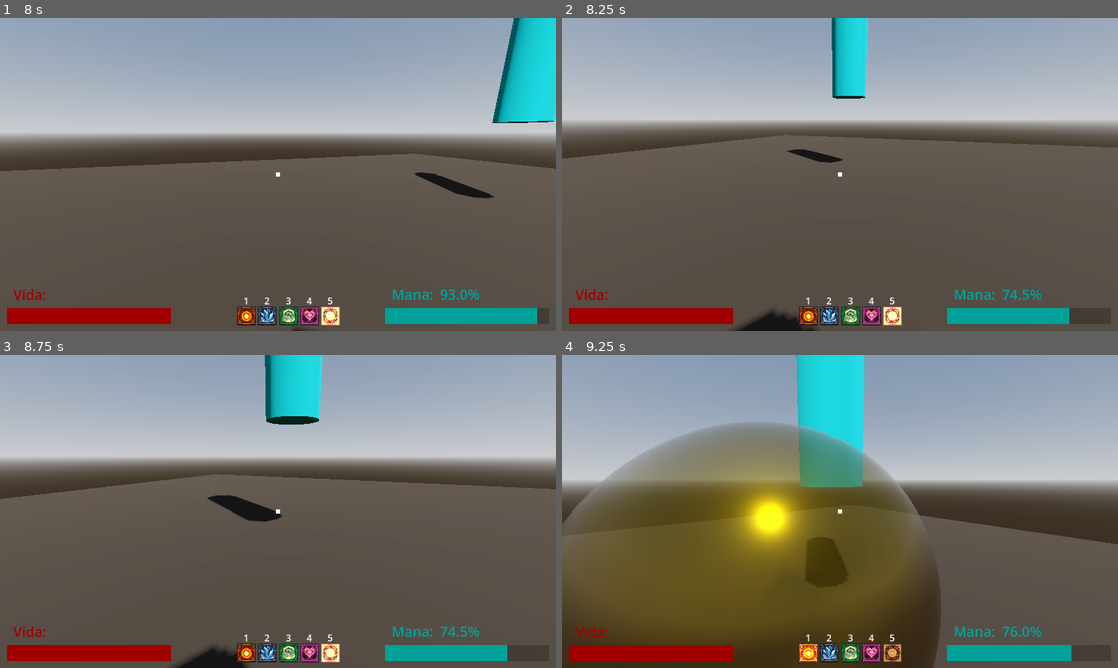
Above: before the commit, frames 1-4 (two rows, left to right).
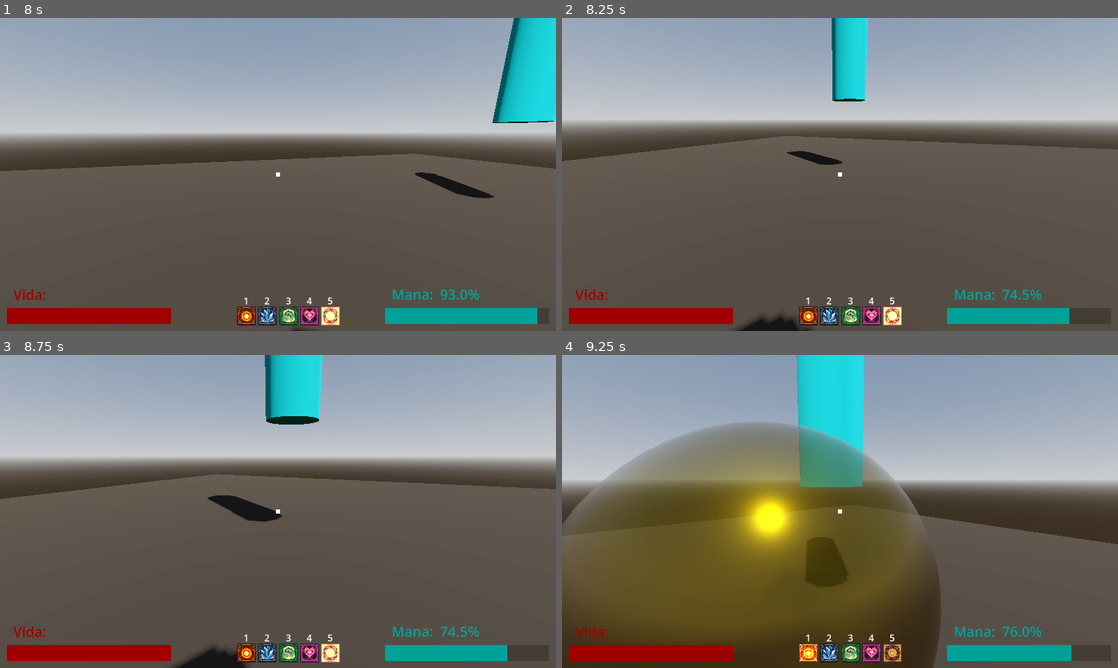
Above: after the commit, the same moments.

Repository: Isaaa43/Saudavel-e-Balanceado
Game: Godot game, scene res://cenas/main_game.tscn
Two runs of this game, one before a commit and one after it. Both use one fixed random seed, a clock stepped at 60 frames per second and the inputs below.
Inputs (mouse positions are in pixels of both pictures, inside the frame that each line leads up to):
- Up to frame 1 (8 s): click (278, 224) at 0.52 s; type "Alex" at 0.6 s; click "Jogar" at 1.25 s; click "Host" at 2 s; click "Começar Partida" at 2.75 s; tap Enter at 3.5 s; move the mouse to (400, 158) at 3.52 s; hold D (direita) 3.53-4.28 s; click (400, 158) at 3.6 s; tap Space (pular) at 3.77, 4.52, 5.75, 6.02, 6.77, 7.52 s; move the mouse to (250, 174) at 4.27 s; hold W (frente) from 4.28 s (still down); tap 1 at 4.35 s; move the mouse to (289, 168) at 5.02 s; tap 2 at 5.1 s; move the mouse to (272, 180) at 5.77 s; tap 3 at 5.85 s; click (272, 180) at 5.92 s; move the mouse to (316, 177) at 6.52 s; tap 4 at 6.6 s; move the mouse to (233, 171) at 7.27 s; tap 5 at 7.35 s
- Up to frame 2 (8.25 s): keep holding W (frente); move the mouse to (845, 174) at 8.02 s; click (845, 174) at 8.1 s
- Up to frame 3 (8.75 s): keep holding W (frente)
- Up to frame 4 (9.25 s): move the mouse to (817, 505) at 8.77 s; release W (frente) at 8.78 s; hold D (direita) from 8.78 s (still down); tap 1 at 8.85 s; tap Space (pular) at 9.02 s

Frame 1 is identical in both runs. In frame 2, 0.8% of the frame differs, in the area x 0-100%, y 24-100%; in frame 3, less than 0.1%; in frame 4, less than 0.1%.

Commit message:
feat: receptor de efeitos de feitiços criado
Agora os efeitos do feitiço são enviados para o receptor de efeitos

Diff:
--- a/luta-magos/cenas/game/characters/jogador.tscn
+++ b/luta-magos/cenas/game/characters/jogador.tscn
@@ -1,6 +1,7 @@
 [gd_scene format=3 uid="uid://cqojyxy8t78mg"]
 
 [ext_resource type="Script" uid="uid://3oy0uv3417rj" path="res://scripts/game/characters/jogador.gd" id="1_30vjq"]
+[ext_resource type="Script" uid="uid://dc2tlxsdy1hq0" path="res://scripts/game/characters/sistemas/receptor_efeitos.gd" id="2_1hr55"]
 [ext_resource type="Script" uid="uid://beg85r41g1366" path="res://scripts/game/characters/sistemas/sistema_vida.gd" id="2_s8iyn"]
 [ext_resource type="Script" uid="uid://c2t8eacmbwf2u" path="res://scripts/game/characters/sistemas/sistema_mana.gd" id="3_f2bc4"]
 [ext_resource type="Script" uid="uid://cqm03tg7qe4ca" path="res://scripts/game/feiticos/definicoes/efeitos_def/lista_efeitos/FE_ganhar_mana_def.gd" id="4_8vvjh"]
@@ -44,26 +45,32 @@
 properties/2/spawn = true
 properties/2/replication_mode = 1
 
-[node name="Jogador" type="CharacterBody3D" unique_id=1397014069 node_paths=PackedStringArray("sistema_vida", "sistema_mana", "sistema_feitico_efeitos")]
+[node name="Jogador" type="CharacterBody3D" unique_id=1397014069 node_paths=PackedStringArray("receptor_efeitos", "sistema_vida", "sistema_mana")]
 collision_layer = 257
 collision_mask = 278
 script = ExtResource("1_30vjq")
+receptor_efeitos = NodePath("ReceptorEfeitos")
+sistema_vida = NodePath("ReceptorEfeitos/SistemaVida")
+sistema_mana = NodePath("ReceptorEfeitos/SistemaMana")
+
+[node name="ReceptorEfeitos" type="Node" parent="." unique_id=1904251997 node_paths=PackedStringArray("sistema_vida", "sistema_mana", "sistema_efeitos")]
+script = ExtResource("2_1hr55")
 sistema_vida = NodePath("SistemaVida")
 sistema_mana = NodePath("SistemaMana")
-sistema_feitico_efeitos = NodePath("SistemaEfeitosFeiticos")
+sistema_efeitos = NodePath("SistemaEfeitosFeiticos")
 
-[node name="SistemaVida" type="Node" parent="." unique_id=1401696473 node_paths=PackedStringArray("label_dano")]
+[node name="SistemaVida" type="Node" parent="ReceptorEfeitos" unique_id=1401696473 node_paths=PackedStringArray("label_dano")]
 script = ExtResource("2_s8iyn")
-label_dano = NodePath("../LabelDano")
+label_dano = NodePath("../../LabelDano")
 
-[node name="SistemaMana" type="Node" parent="." unique_id=958811563 node_paths=PackedStringArray("sistema_efeitos_feiticos")]
+[node name="SistemaMana" type="Node" parent="ReceptorEfeitos" unique_id=958811563 node_paths=PackedStringArray("sistema_efeitos_feiticos")]
 script = ExtResource("3_f2bc4")
 sistema_efeitos_feiticos = NodePath("../SistemaEfeitosFeiticos")
 efeito_regen_mana_def = SubResource("Resource_ytj1x")
 
-[node name="SistemaEfeitosFeiticos" type="Node" parent="." unique_id=1018972706 node_paths=PackedStringArray("jogador")]
+[node name="SistemaEfeitosFeiticos" type="Node" parent="ReceptorEfeitos" unique_id=1018972706 node_paths=PackedStringArray("jogador")]
 script = ExtResource("4_f2bc4")
-jogador = NodePath("..")
+jogador = NodePath("../..")
 
 [node name="CollisionShape3D" type="CollisionShape3D" parent="." unique_id=531717979]
 transform = Transform3D(1, 0, 0, 0, 1, 0, 0, 0, 1, 0, 1, 0)
--- a/luta-magos/scripts/game/characters/jogador.gd
+++ b/luta-magos/scripts/game/characters/jogador.gd
@@ -1,9 +1,9 @@
 extends CharacterBody3D
 class_name Jogador
 
+@export var receptor_efeitos: ReceptorEfeitos
 @export var sistema_vida : SistemaVida
 @export var sistema_mana : SistemaMana
-@export var sistema_feitico_efeitos : SistemaEfeitosFeiticos
 
 @onready var camera_jogador: CameraJogador = $Cabeca/CameraJogador
 
@@ -30,8 +30,6 @@
 	if not is_multiplayer_authority():
 		_turn_off(self)
 		camera_jogador.queue_free()
-		#sistema_vida.queue_free() # TODO: pensar melhor nesse
-		sistema_mana.queue_free()
 		return
 
 	camera_jogador.start()
@@ -75,9 +73,3 @@
 func morrer() -> void:
 	await get_tree().create_timer(0.5).timeout
 	Network.client.pedir_terminar_partida()
-
-# -----------------------------------------------------------------------------
-# Sistema Efeitos dos Feiticos
-# -----------------------------------------------------------------------------
-func receber_feitico_efeito(feitico_efeito: FeiticoEfeito) -> void:
-	sistema_feitico_efeitos.receber_feitico_efeito(feitico_efeito)
--- /dev/null
+++ b/luta-magos/scripts/game/characters/sistemas/receptor_efeitos.gd
@@ -0,0 +1,30 @@
+class_name ReceptorEfeitos
+extends Node
+
+@export var sistema_vida: SistemaVida
+@export var sistema_mana: SistemaMana
+@export var sistema_efeitos: SistemaEfeitosFeiticos
+
+var dono_id: int
+
+static func encontrar_receptor_efeitos(nodo: Node) -> ReceptorEfeitos:
+	var receptor : ReceptorEfeitos = nodo.get("receptor_efeitos")
+	if receptor != null and receptor is ReceptorEfeitos: return receptor
+	# else
+	return nodo.find_child("ReceptorEfeitos")
+
+
+func receber_lista_efeitos(lista_efeitos: Array[FeiticoEfeito]) -> void:
+	for efeito: FeiticoEfeito in lista_efeitos:
+		receber_efeito(efeito)
+
+func receber_efeito(efeito: FeiticoEfeito) -> void:
+	sistema_efeitos.receber_feitico_efeito(efeito)
+
+#func receber_dano(valor: float) -> void:
+	#if sistema_vida:
+		#sistema_vida.receber_dano(valor)
+#
+#func receber_mana(valor: float) -> void:
+	#if sistema_mana:
+		#sistema_mana.ganhar_mana(valor)
--- a/luta-magos/scripts/game/feiticos/instanciancia/comportamento/feitico_comportamento.gd
+++ b/luta-magos/scripts/game/feiticos/instanciancia/comportamento/feitico_comportamento.gd
@@ -87,11 +87,13 @@
 	for efeito_def : FeiticoEfeitoDef in lista_efeito_def:
 		efeitos.append(efeito_def.criar())
 
-func _aplicar_efeitos(body: Node3D) -> void:
-	if body is Jogador:
-		var jog : Jogador = body
-		for efeito: FeiticoEfeito in efeitos:
-			_aplicar_efeito_jogador(efeito, jog)
+func _aplicar_efeitos(node: Node3D) -> void:
+	var receptor := ReceptorEfeitos.encontrar_receptor_efeitos(node)
+	if receptor != null:
+		_aplicar_efeitos_receptor(receptor)
+
+func _aplicar_efeitos_receptor(receptor: ReceptorEfeitos) -> void:
+	receptor.receber_lista_efeitos(efeitos)
 
 func _aplicar_efeito_jogador(efeito: FeiticoEfeito, jogador: Jogador) -> void:
 	var jog_id : int = jogador.dados_jogador.peer_id
Not shown, added: luta-magos/scripts/game/characters/sistemas/receptor_efeitos.gd.uid
